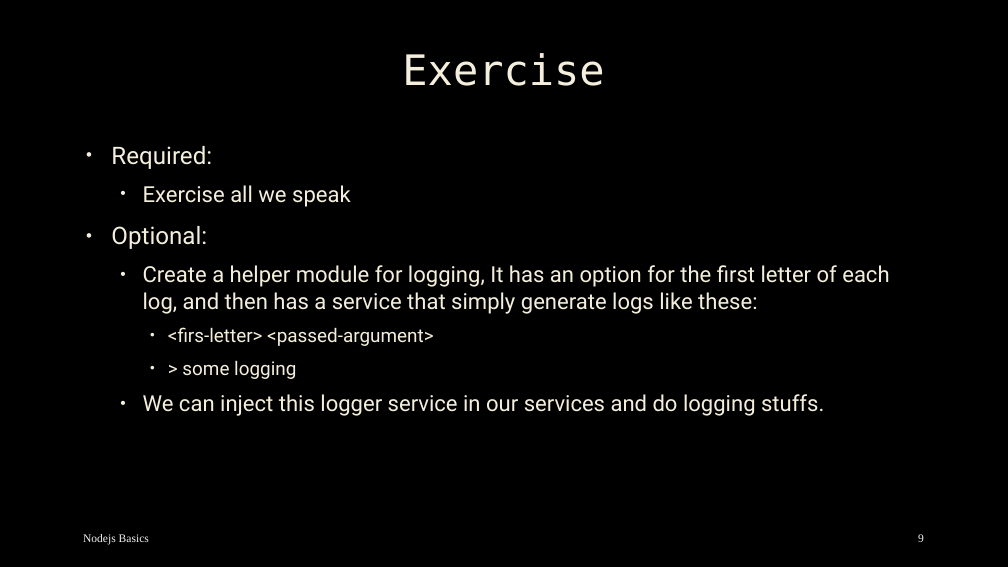
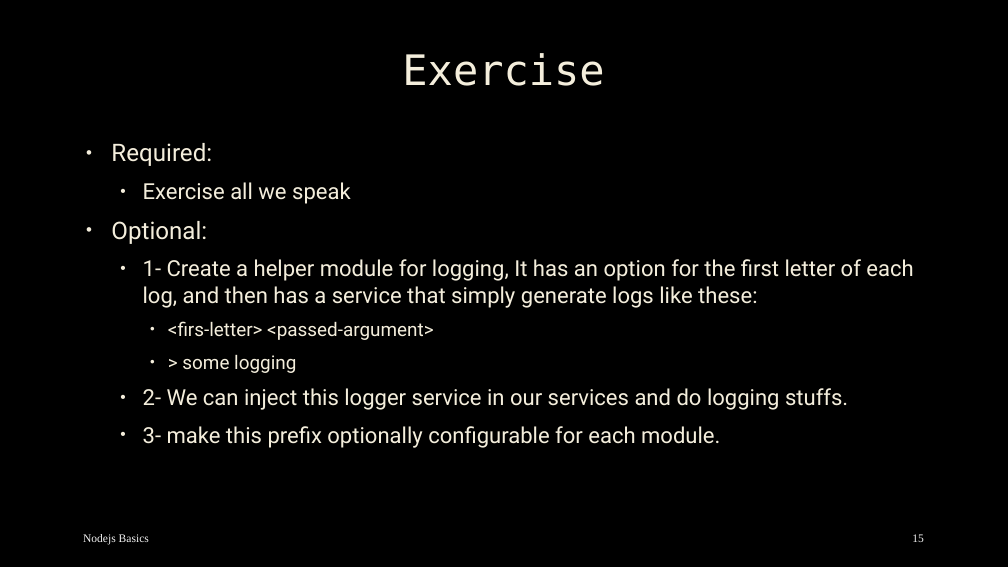
Before and after one commit to mostafa8026/nestjs-course, a slide deck: slide 15 of nestjs/nestjs-05.pptx (slide 9 before the commit). Drawn at 1008x567 pixels with LibreOffice and Linux fonts; fonts in the diff are those of the drawing; background and template pictures are left out. Boxes give left, top, right and bottom in pixels: in the first picture for what was removed or moved away, otherwise in the second. Text is boxed around its words. In the diff, an @@ line names an element or a change of style, - is before the commit and + after.

```diff
--- a/nestjs/nestjs-05.pptx
+++ b/nestjs/nestjs-05.pptx
@@ text at (111, 143, 212, 244): line spacing 1.1 to 1 @@
@@ text at (143, 259, 913, 308): text changed @@
-  • Create a helper module for logging, It has an option for the first letter of each log, and then has a service that simply generate logs like these:
+  • 1- Create a helper module for logging, It has an option for the first letter of each log, and then has a service that simply generate logs like these:
@@ text at (143, 388, 848, 448): text changed @@
-  • We can inject this logger service in our services and do logging stuffs.
+  • 2- We can inject this logger service in our services and do logging stuffs.
+  • 3- make this prefix optionally configurable for each module.
@@ page number at (912, 534, 924, 542): text changed @@
-9
+15
```
Also in this commit, not shown: 6 slides added, 21 other files.
